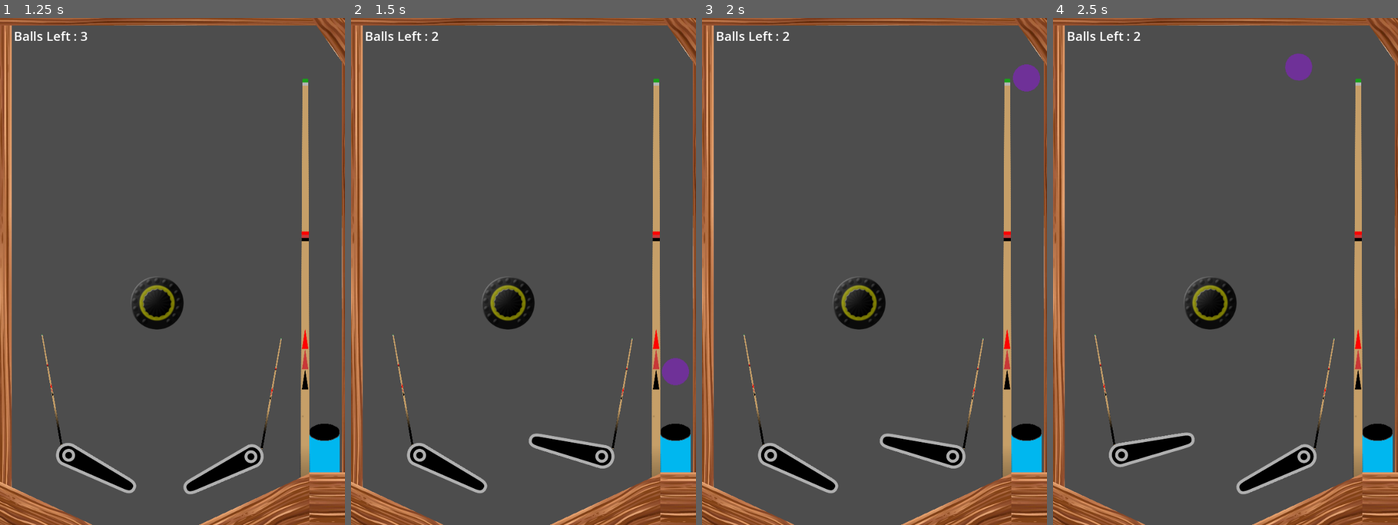
Above: before the commit, frames 1-4 (left to right).
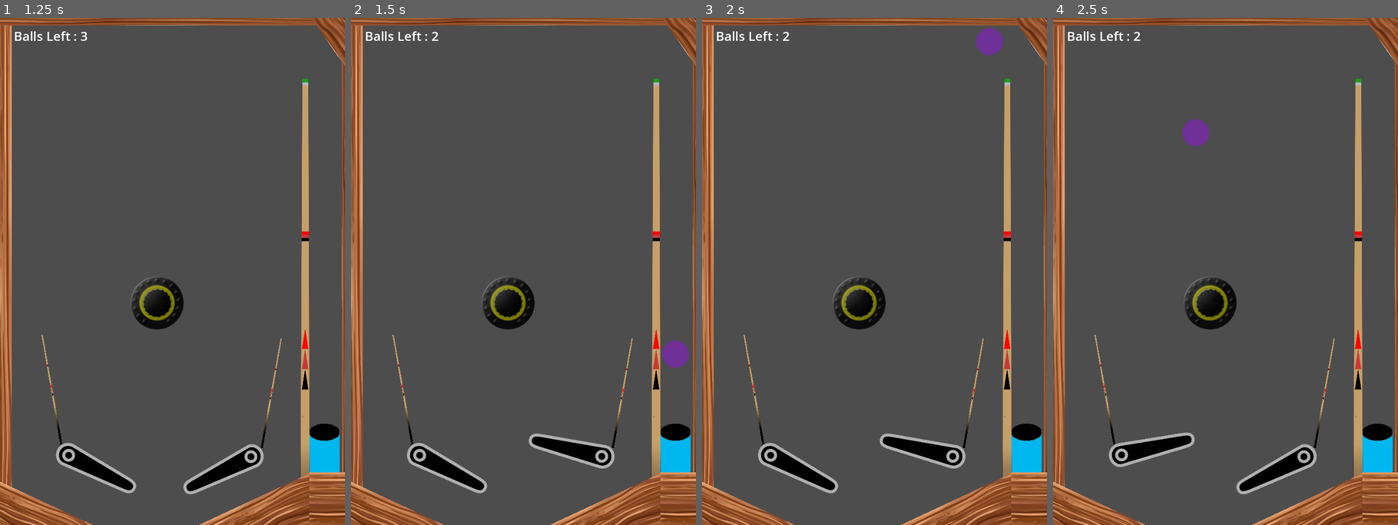
Above: after the commit, the same moments.

Repository: bsu-cs315/fp-team1-pinball
Game: Godot game, scene res://Title screen/title_screen.tscn
Same seed, same stepped clock (60 frames per second), same inputs: the game is played once before the commit and once after it.
Inputs:
- Up to frame 1 (1.25 s): click "Play" at 0.5 s
- Up to frame 2 (1.5 s): tap Enter at 1.25 s; hold E (right_flipper) from 1.28 s (still down); tap Space (launch) at 1.35 s
- Up to frame 3 (2 s): keep holding E (right_flipper)
- Up to frame 4 (2.5 s): release E (right_flipper) at 2.03 s; hold Q (left_flipper) from 2.03 s (still down); tap Space (launch) at 2.1 s

Frame 1 is identical in both runs. In frame 2, 0.5% of the frame differs, in the area x 90-98%, y 63-73%; in frame 3, 0.7%; in frame 4, 0.7%, in the area x 37-76%, y 7-26%.

Commit message:
Add variation to the power in the launcher

Diff:
--- a/project/launcher/launcher.gd
+++ b/project/launcher/launcher.gd
@@ -5,10 +5,12 @@
 
 var power := 1500.
 var _current_ball : RigidBody2D = null
+var rng = RandomNumberGenerator.new()
 
 func _process(_delta: float) -> void:
 	if Input.is_action_just_pressed("launch") and balls_left > 0:
 		if _current_ball == null:
+			power = rng.randf_range(1300,1900)
 			var impulse := Vector2(0,-1) * power
 			_current_ball = preload("res://ball/ball.tscn").instantiate() as RigidBody2D
 			get_parent().add_child(_current_ball)
